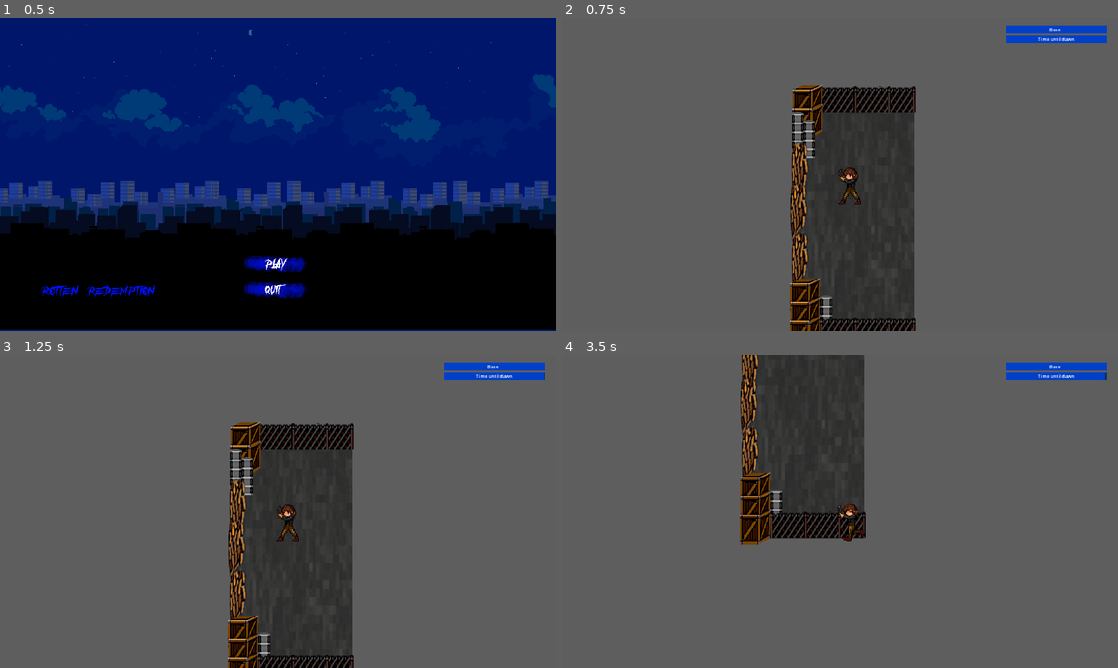
Above: before the commit, frames 1-4 (two rows, left to right).
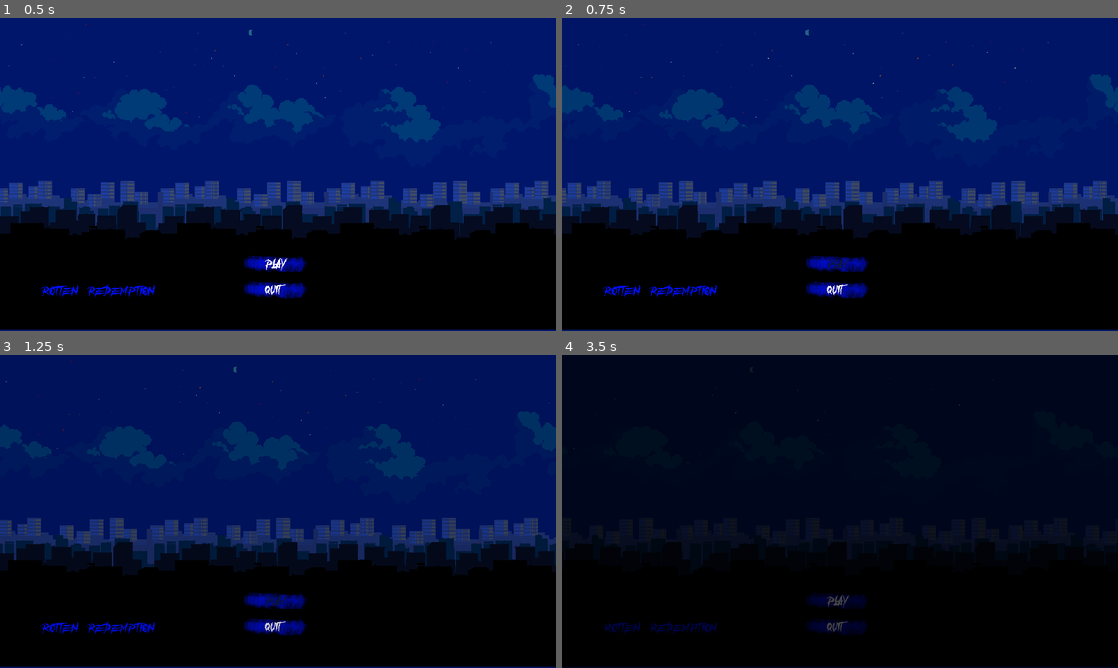
Above: after the commit, the same moments.

Repository: SysForgeStudio/rotten-redemption
Game: Godot game, scene res://Menu/main_menu.tscn
The game is run twice, just before and just after one commit, with the same random seed, the same clock (stepped at 60 frames per second) and the same inputs.
Inputs (mouse positions are in pixels of both pictures, inside the frame that each line leads up to):
- Up to frame 1 (0.5 s): no input
- Up to frame 2 (0.75 s): click (840, 265) at 0.5 s
- Up to frame 3 (1.25 s): no input
- Up to frame 4 (3.5 s): click (840, 602) at 1.27 s; move the mouse to (962, 495) at 2.02 s; hold D (move_right) 2.03-2.78 s; click (962, 495) at 2.1 s; move the mouse to (728, 527) at 2.77 s; hold S (move_down) from 2.78 s (still down); click (728, 527) at 2.85 s

Frame 1 is identical in both runs. In frame 2, 99% of the frame differs, in the area x 0-100%, y 0-100%; in frame 3, 99%; in frame 4, 100%.

Commit message:
Scene change menu->world

Diff:
--- a/Menu/main_menu.gd
+++ b/Menu/main_menu.gd
@@ -1,8 +1,15 @@
 extends Node2D
 
-
 func _on_play_button_pressed():
+	_screen_blackout()
+	await get_tree().create_timer(4.0).timeout
 	get_tree().change_scene_to_file("res://World/world.tscn")
 
 func _on_quit_button_pressed():
 	get_tree().quit()
+
+func _screen_blackout():
+	var color_tween = get_tree().create_tween()
+	var screen = get_node("CanvasLayer/NextScene")
+	screen.visible = true
+	color_tween.tween_property(screen, "modulate",Color.BLACK,4)
--- a/Menu/main_menu.tscn
+++ b/Menu/main_menu.tscn
@@ -141,5 +141,12 @@
 texture_normal = ExtResource("11_8kyf0")
 texture_hover = ExtResource("12_3n4j0")
 
+[node name="NextScene" type="ColorRect" parent="CanvasLayer"]
+visible = false
+modulate = Color(1, 1, 1, 0)
+offset_right = 2299.0
+offset_bottom = 1089.0
+color = Color(0, 0, 0, 1)
+
 [connection signal="pressed" from="CanvasLayer/PlayButton" to="." method="_on_play_button_pressed"]
 [connection signal="pressed" from="CanvasLayer/QuitButton" to="." method="_on_quit_button_pressed"]
